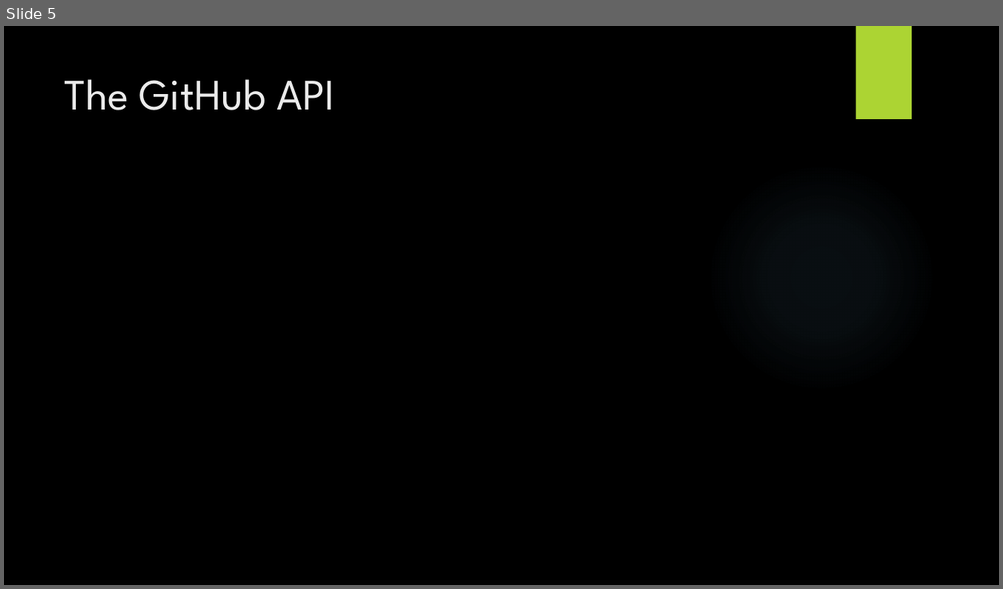
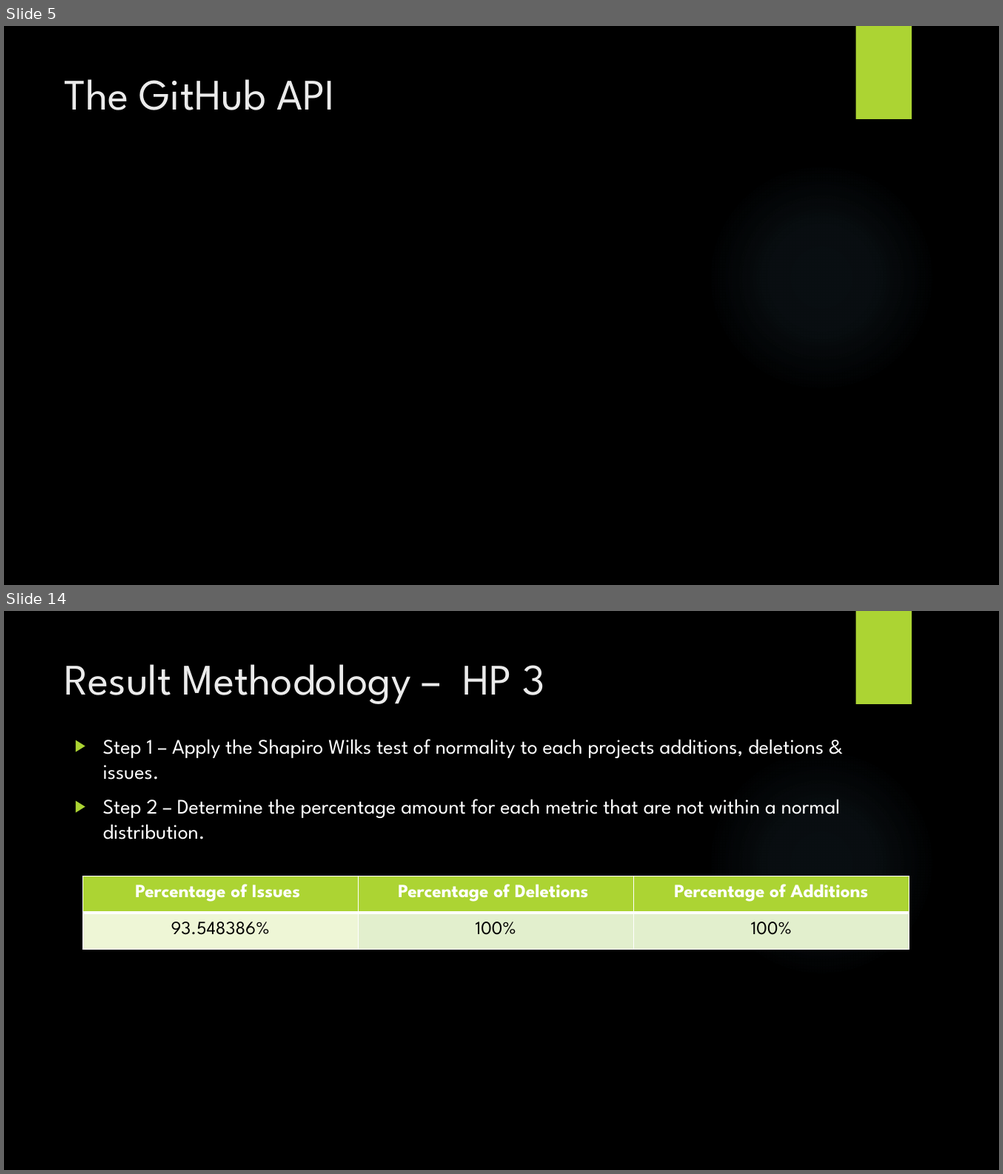
Before and after one commit to jordantoaster/Jordans-Repo, a slide deck: Research And Development Project/Documents/Resources/Presentation/PresentationLehman.pptx. Shown one above the other, each under a label of ours: slide 5 before the commit, slides 5 and 14 after it; the slides between them are not shown. The pictures are 1003x589 and 1003x1174 pixels, drawn with LibreOffice and Linux fonts; fonts in the diff are those of the drawing; background and template pictures are left out. Boxes give left, top, right and bottom in pixels: in the first picture for what was removed or moved away, otherwise in the second. Text is boxed around its words. In the diff, an @@ line names an element or a change of style, - is before the commit and + after.

```diff
--- a/Research And Development Project/Documents/Resources/Presentation/PresentationLehman.pptx
+++ b/Research And Development Project/Documents/Resources/Presentation/PresentationLehman.pptx
@@ slide 14 added at box(4, 611, 999, 1170), background picture (left out); not listed: 2 template elements that a slide beside it also shows @@
@@ title added at box(64, 664, 544, 704), 42 pt, text #EBEBEB @@
+Result Methodology – HP 3
@@ text added at box(103, 739, 840, 840), 20 pt, text #FFFFFF @@
+▶ Step 1 – Apply the Shapiro Wilks test of normality to each projects additions, deletions & issues.
+▶ Step 2 – Determine the percentage amount for each metric that are not within a normal distribution.
@@ table added at box(82, 876, 908, 949), 2 rows, 3 columns @@
+Percentage of Issues | Percentage of Deletions | Percentage of Additions
+93.548386% | 100% | 100%
```
Also in this commit, not shown: 1 slide changed, 10 other slides added, 1 slide removed.
